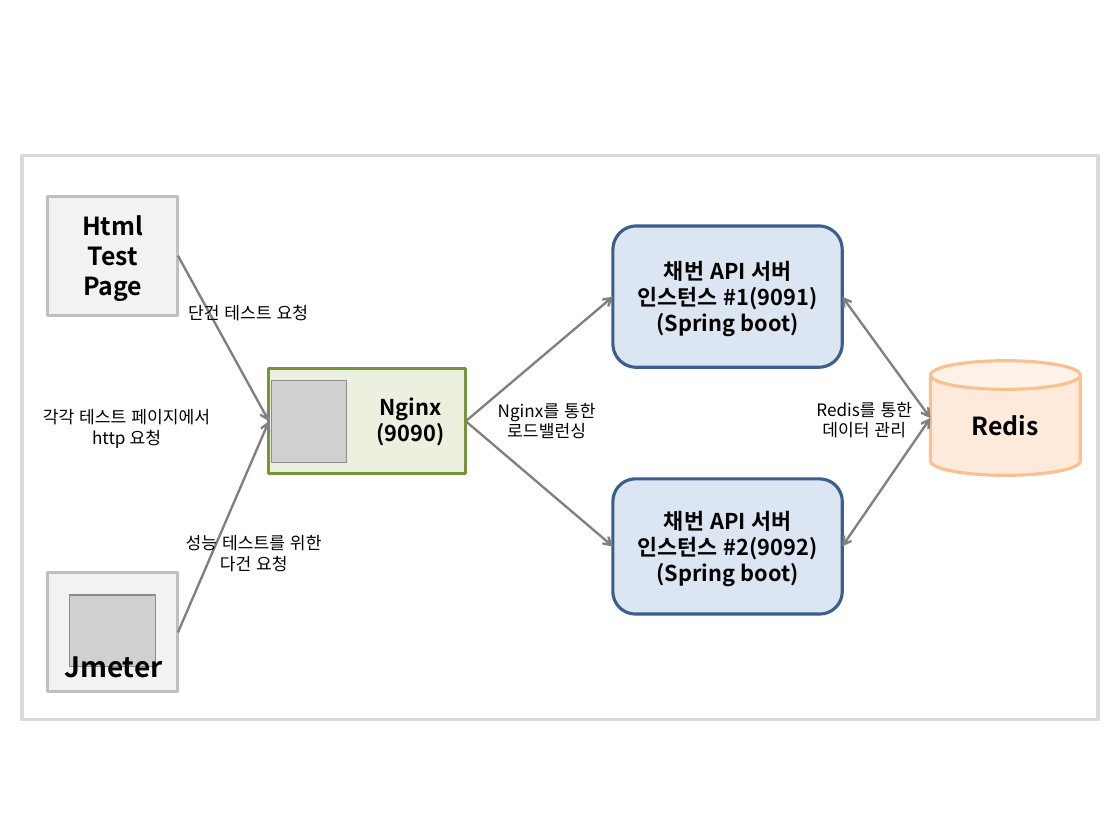
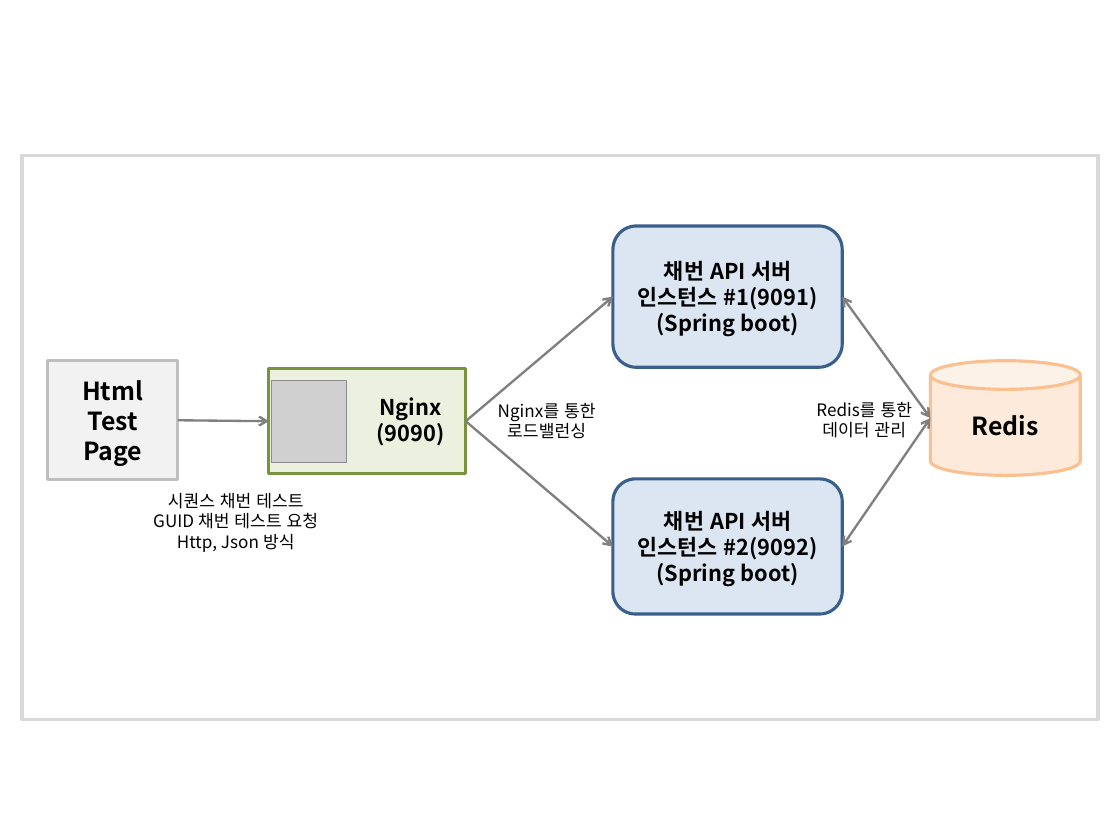
Before and after one commit to ohyes7love/work, a slide deck: slide 5 of restSeqApi/work/이미지.pptx (slide 1 before the commit). Drawn at 1120x840 pixels with LibreOffice and Linux fonts; fonts in the diff are those of the drawing; grey boxes stand for pictures. Boxes give left, top, right and bottom in pixels: in the first picture for what was removed or moved away, otherwise in the second. Text is boxed around its words. In the diff, an @@ line names an element or a change of style, - is before the commit and + after.

Commit message:
dd

```diff
--- a/restSeqApi/work/이미지.pptx
+++ b/restSeqApi/work/이미지.pptx
@@ rectangle "Html Test Page": place and size @@
-rectangle "Html Test Page" at (47, 196, 178, 315)
+rectangle "Html Test Page" at (47, 361, 178, 479)
@@ text removed at (43, 409, 210, 448) @@
-각각 테스트 페이지에서 http 요청
@@ arrow moved from (178, 255) - (269, 421) to (178, 420) - (269, 421) @@
@@ arrow removed from (178, 633) to (269, 421) @@
@@ text at (153, 493, 319, 552): text changed @@
-단건 테스트 요청
+시퀀스 채번 테스트
+GUID 채번 테스트 요청
+Http, Json 방식
@@ text removed at (186, 535, 322, 572) @@
-성능 테스트를 위한
-다건 요청
@@ rectangle removed at (47, 573, 178, 692) @@
@@ picture removed at (69, 595, 155, 666) @@
@@ text removed at (64, 649, 163, 678) @@
-Jmeter
```
Also in this commit, not shown: 7 slides added.
